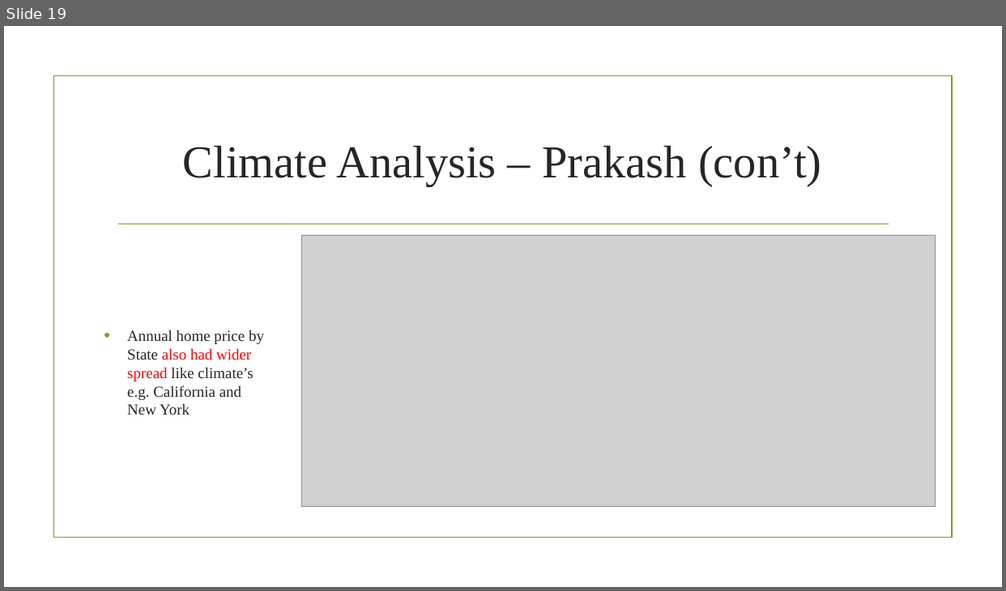
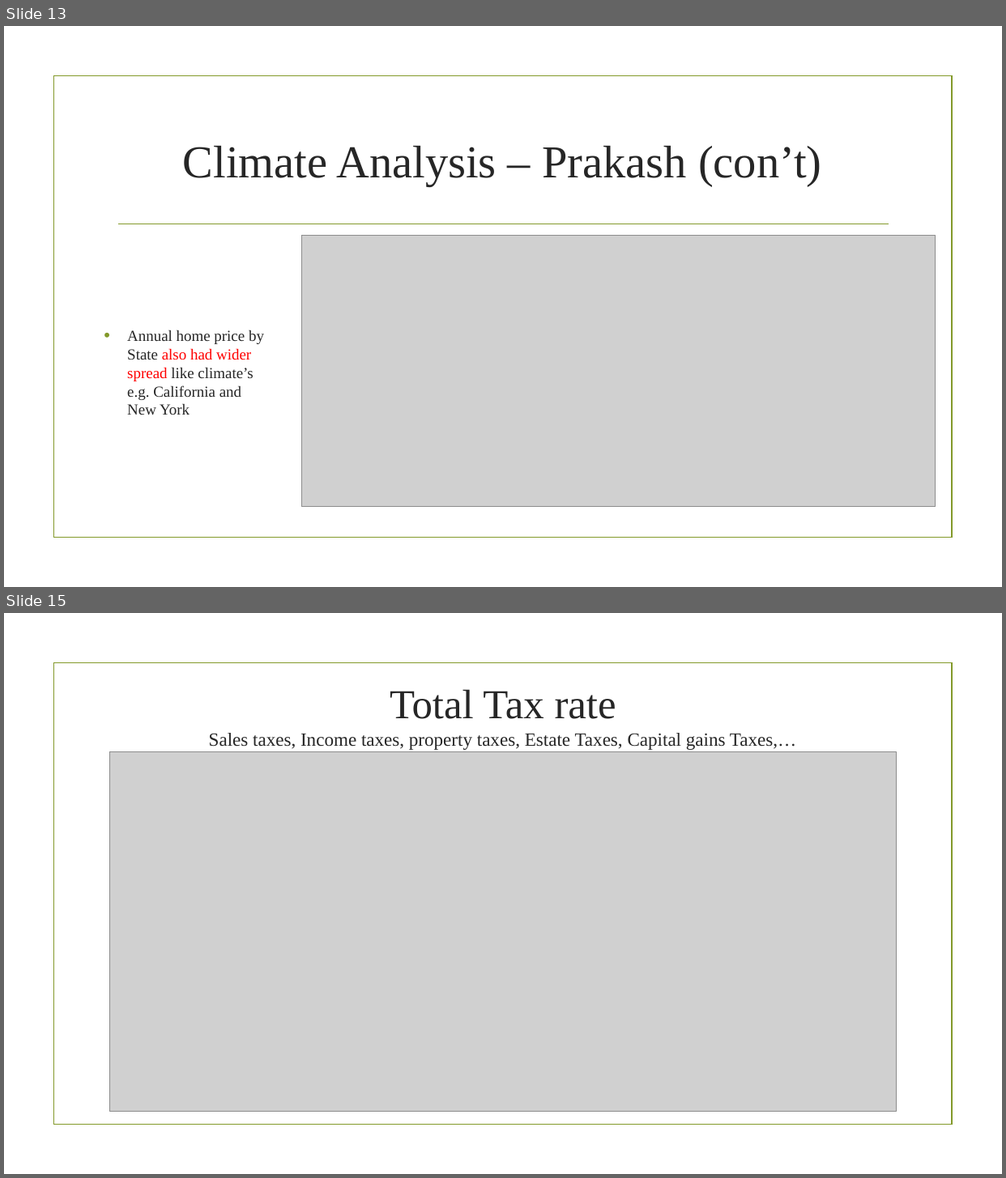
Before and after one commit to prakashbalasubramaniam/The_Incredible_Quad, a slide deck: Working_Presentation.pptx. Shown one above the other, each under a label of ours: slide 19 before the commit, slides 13 and 15 after it; the slides between them are not shown. The pictures are 1006x591 and 1006x1178 pixels, drawn with LibreOffice and Linux fonts; fonts in the diff are those of the drawing; grey boxes stand for pictures; background and template pictures are left out. Boxes give left, top, right and bottom in pixels: in the first picture for what was removed or moved away, otherwise in the second. Text is boxed around its words. In the diff, an @@ line names an element or a change of style, - is before the commit and + after.

```diff
--- a/Working_Presentation.pptx
+++ b/Working_Presentation.pptx
@@ slide 15 added at bbox=[4, 613, 1002, 1174], background picture (left out); not listed: 1 template element that a slide beside it also shows @@
@@ title added at bbox=[209, 689, 796, 750], 18 pt, text #262626 @@
+Total Tax rate
+Sales taxes, Income taxes, property taxes, Estate Taxes, Capital gains Taxes,…
@@ picture added at bbox=[110, 752, 897, 1112] @@
@@ what was slide 19 is now slide 13 @@
```
Also in this commit, not shown: 5 slides changed, 9 other slides added, 3 slides removed, 1 other file.
